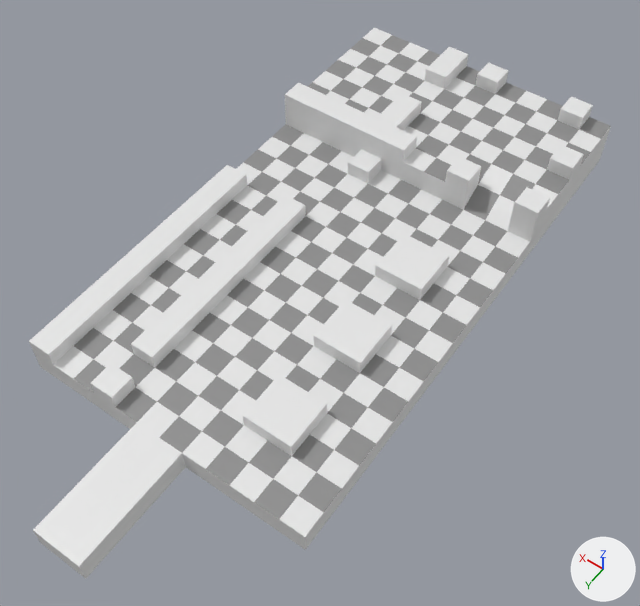
A saved change to the FBX model Bar Bar/Assets/Assets/BarPrototype.fbx.
One viewpoint serves both versions: a 50 mm lens placed at (-24.8, 36.7, 53.1), pointed at (-0.7, 3.0, 0.1). Every picture has the same lights, and +X, +Y and +Z are marked at lower right.
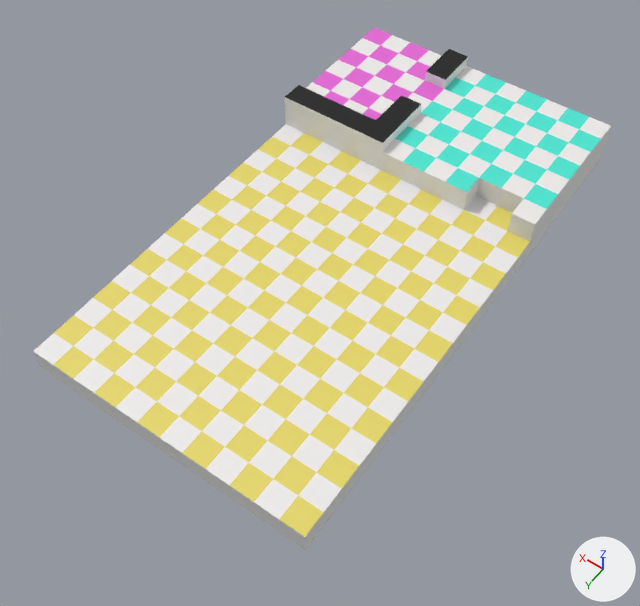
The newer file is also turned or shifted as a whole; pictures and numbers use the older file's frame.

The edits, one by one:
Material 'Material.006' (mat_material_006) is new.
Its base color is (0.8, 0.134, 0.684) (pink #e766d8).
Material 'Material.005' (mat_material_005) is new.
Its base color is (0.0662, 0.8, 0.651) (cyan #49e7d3).
Material 'Material.008' (mat_material_008) is new.
Its base color is (0.00426, 0.00426, 0.00426) (black #0e0e0e).
Material 'Material.003' (mat_material_003) is new.
Its base color is (0.8, 0.684, 0.134) (yellow #e7d866).
Material 'Material.004' (mat_material_004) is new.
Its base color is (0.871, 0.848, 0.838) (white #f0edec).
me_cube_001 is used by ob_cube_001; location (0.0, 0.0, 0.0).
me_cube_001 had 860 vertices, 858 faces and spanned x -11.0..13.0, y -25.0..28.4, z -1.0..4.2.
me_cube_001 now has 660 vertices, 658 faces and spans x -11.0..13.0, y -25.0..19.0, z -1.0..4.0.
Part 1, on me_cube_001:
207 vertices are removed from x -11.0..13.0, y -25.0..28.4, z -1.0..4.2.
279 faces are deleted.
20 vertices in x 3.0..13.0, y -25.0..-11.0, z 4.2 move by (0.0, 0.0, -0.2).
3 vertices in x -9.0..-5.0, y -12.0, z 1.7 move by (0.0, -1.0, -0.7).
1 vertex moves from x -7.0, y -13.0, z 2.2 to x -7.0, y -13.0, z 3.0.
7 new vertices lie (-2.0, 0.0, 0.0) away from vertices in x -7.0..5.0, y -13.0..13.0, z 1.0..4.2.
29 new faces join them, mat_material_003 (yellow #e7d866).
33 new faces join them, mat_material_004 (white #f0edec).
9 new faces join them, mat_material_001 (white #e7e7e7).
6 new faces join them, mat_material_005 (cyan #49e7d3).
2 new faces join them, mat_material_008 (black #0e0e0e).
me_cube_001 part 2: 62 faces spanning x -11.0..13.0, y -13.0..19.0, z 1.0 switch from mat_material_001 (white #e7e7e7) to mat_material_003 (yellow #e7d866).
me_cube_001 part 3: 17 faces spanning x -11.0..3.0, y -25.0..-11.0, z 3.0 switch from mat_material_001 (white #e7e7e7) to mat_material_005 (cyan #49e7d3).
me_cube_001 part 4: 13 faces spanning x 3.0..13.0, y -25.0..-13.0, z 3.0 switch from mat_material_001 (white #e7e7e7) to mat_material_006 (pink #e766d8).
me_cube_001 part 5: 7 faces spanning x 3.0..13.0, y -25.0..-11.0, z 4.0 switch from mat_material_001 (white #e7e7e7) to mat_material_008 (black #0e0e0e).
me_cube_001 part 6: 95 faces spanning x -11.0..13.0, y -25.0..19.0, z 1.0..3.0 switch from mat_material_002 (grey #8e8e8e) to mat_material_004 (white #f0edec).

Pixel boxes [x1, y1, x2, y2] of what changed, in the pictures (640 x 606 px):
'Cube.001', reshaped: before [29, 28, 611, 579]; after [33, 28, 611, 550]
part 1 of me_cube_001, cut back: before [29, 54, 611, 579]; after [33, 57, 611, 472]
part 2 of me_cube_001, recoloured (white to yellow): [53, 133, 530, 537] in both
part 3 of me_cube_001, recoloured (white to cyan): [403, 77, 601, 184] in both
part 4 of me_cube_001, recoloured (white to pink): [313, 28, 444, 118] in both
part 5 of me_cube_001, recoloured: before [285, 47, 468, 131]; after [285, 49, 468, 133]
part 6 of me_cube_001, recoloured (grey to white): [73, 35, 547, 485] in both
